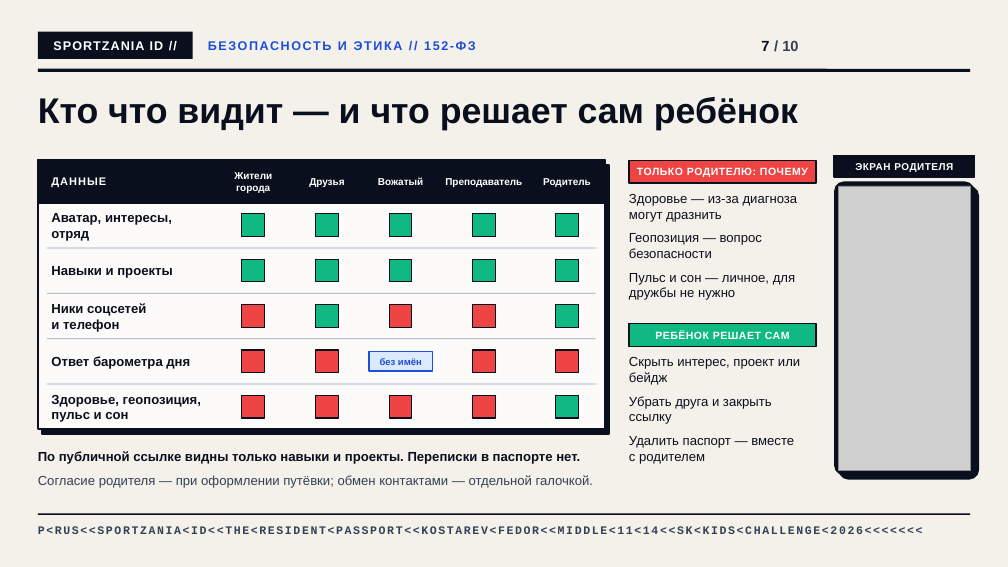
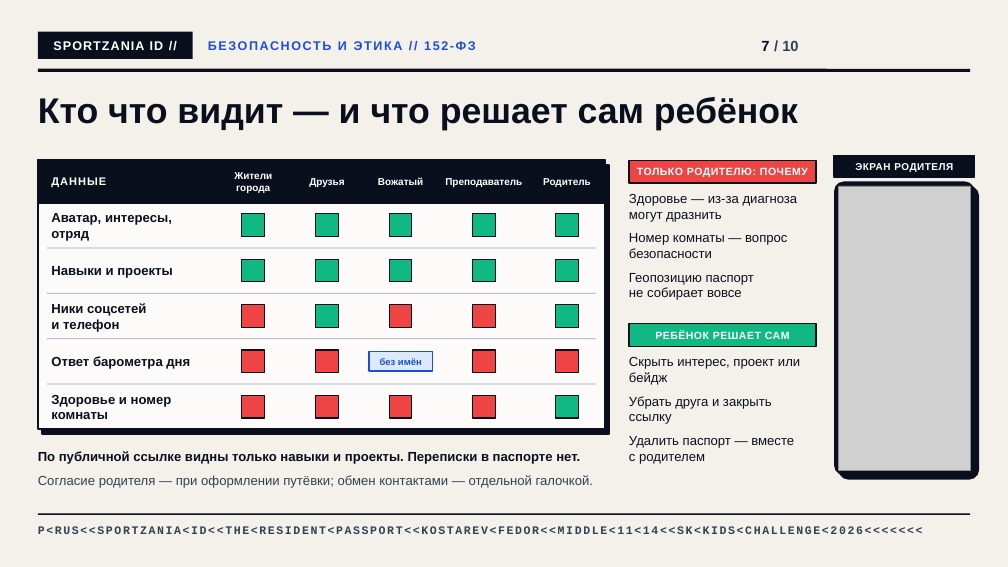
Before and after one commit to afkostareva-lab/Start, a slide deck: slide 7 of sportzania-id/SportZania_ID_Sk_Kids_Challenge_2026_v3.pptx. Drawn at 1008x567 pixels with LibreOffice and Linux fonts; fonts in the diff are those of the drawing; grey boxes stand for pictures; background and template pictures are left out. Boxes give left, top, right and bottom in pixels: in the first picture for what was removed or moved away, otherwise in the second. Text is boxed around its words. In the diff, an @@ line names an element or a change of style, - is before the commit and + after.

```diff
--- a/sportzania-id/SportZania_ID_Sk_Kids_Challenge_2026_v3.pptx
+++ b/sportzania-id/SportZania_ID_Sk_Kids_Challenge_2026_v3.pptx
@@ text at box(629, 233, 787, 258): text changed @@
-Геопозиция — вопрос безопасности
+Номер комнаты — вопрос безопасности
@@ text at box(629, 273, 754, 300): text changed @@
-Пульс и сон — личное, для дружбы не нужно
+Геопозицию паспорт не собирает вовсе
@@ text at box(51, 395, 172, 419): text changed @@
-Здоровье, геопозиция, пульс и сон
+Здоровье и номер комнаты
```
Also in this commit, not shown: 5 other slides changed, 1 slide added, 1 slide removed, 13 other files.
